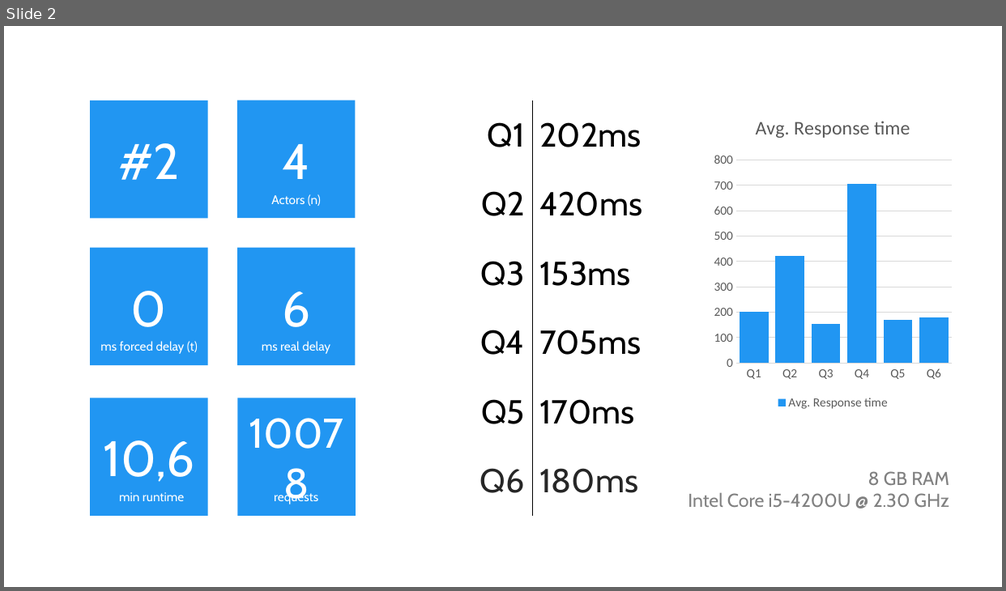
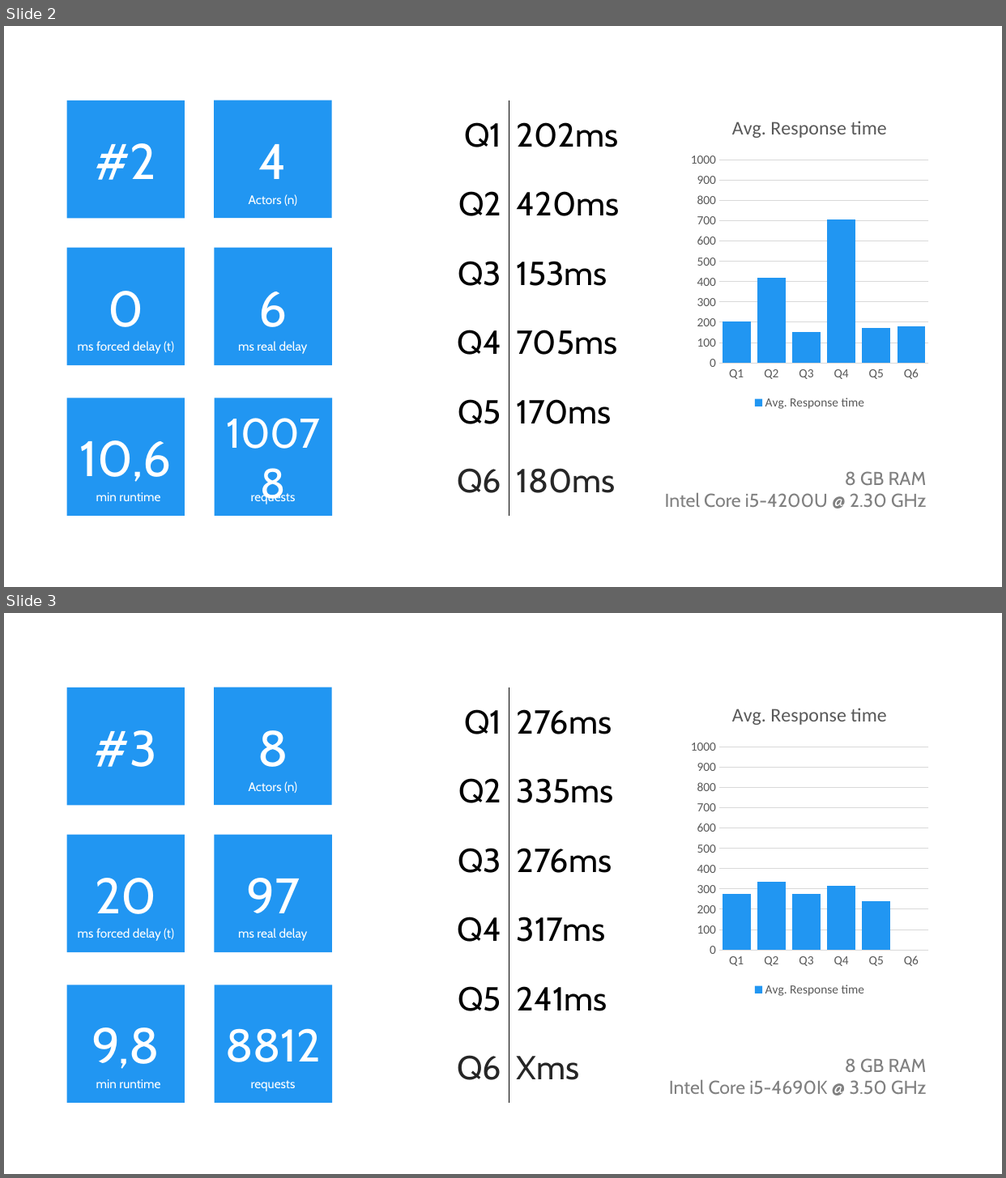
Before and after one commit to elordin/dbs, a slide deck: u07/Results.pptx. Shown one above the other, each under a label of ours: slide 2 before the commit, slides 2 and 3 after it. The pictures are 1006x591 and 1006x1178 pixels, drawn with LibreOffice and Linux fonts; fonts in the diff are those of the drawing. Boxes give left, top, right and bottom in pixels: in the first picture for what was removed or moved away, otherwise in the second. Text is boxed around its words. In the diff, an @@ line names an element or a change of style, - is before the commit and + after.

```diff
--- a/u07/Results.pptx
+++ b/u07/Results.pptx
@@ slide 3 added at bbox=[4, 613, 1002, 1174], background #FFFFFF @@
@@ rectangle added at bbox=[67, 687, 185, 805], fill #2196F2, 48 pt, text #FFFFFF @@
+#3
@@ rectangle added at bbox=[214, 687, 331, 805], fill #2196F2, 48 pt, text #FFFFFF @@
+8
@@ table added at bbox=[362, 687, 657, 1102], 6 rows, 2 columns @@
+Q1 | 276ms
+Q2 | 335ms
+Q3 | 276ms
+Q4 | 317ms
+Q5 | 241ms
+Q6 | Xms
@@ column chart added at bbox=[686, 687, 934, 1000] @@
+title "Avg. Response time"
+categories: Q1, Q2, Q3, Q4, Q5, Q6
+Avg. Response time: 280, 340, 280, 320, 240, -
@@ text added at bbox=[249, 781, 297, 793], 12 pt, text #FFFFFF @@
+Actors (n)
@@ rectangle added at bbox=[67, 835, 185, 952], fill #2196F2, 48 pt, text #FFFFFF @@
+20
@@ rectangle added at bbox=[215, 835, 332, 952], fill #2196F2, 48 pt, text #FFFFFF @@
+97
@@ text added at bbox=[78, 928, 174, 941], 12 pt, text #FFFFFF @@
+ms forced delay (t)
@@ text added at bbox=[238, 928, 308, 941], 12 pt, text #FFFFFF @@
+ms real delay
@@ rectangle added at bbox=[67, 985, 185, 1102], fill #2196F2, 48 pt, text #FFFFFF @@
+9,8
@@ rectangle added at bbox=[215, 985, 332, 1102], fill #2196F2, 44 pt, text #FFFFFF @@
+8812
@@ text added at bbox=[669, 1059, 927, 1094], 18 pt, text #808080 @@
+8 GB RAM
+Intel Core i5-4690K @ 3.50 GHz
@@ text added at bbox=[96, 1080, 160, 1088], 12 pt, text #FFFFFF @@
+min runtime
@@ text added at bbox=[251, 1080, 296, 1092], 12 pt, text #FFFFFF @@
+requests
@@ slide 2 changed as well @@
@@ column chart at bbox=[686, 100, 934, 413] @@
@@ value axis changed @@
@@ 6 rectangles, 6 texts, 1 table, 1 column chart: place and size @@
-6 rectangles, 6 texts, 1 table, 1 column chart at bbox=[90, 100, 957, 515]
+6 rectangles, 6 texts, 1 table, 1 column chart at bbox=[67, 100, 934, 515]
```
Also in this commit, not shown: 2 other slides changed, 9 other files.
